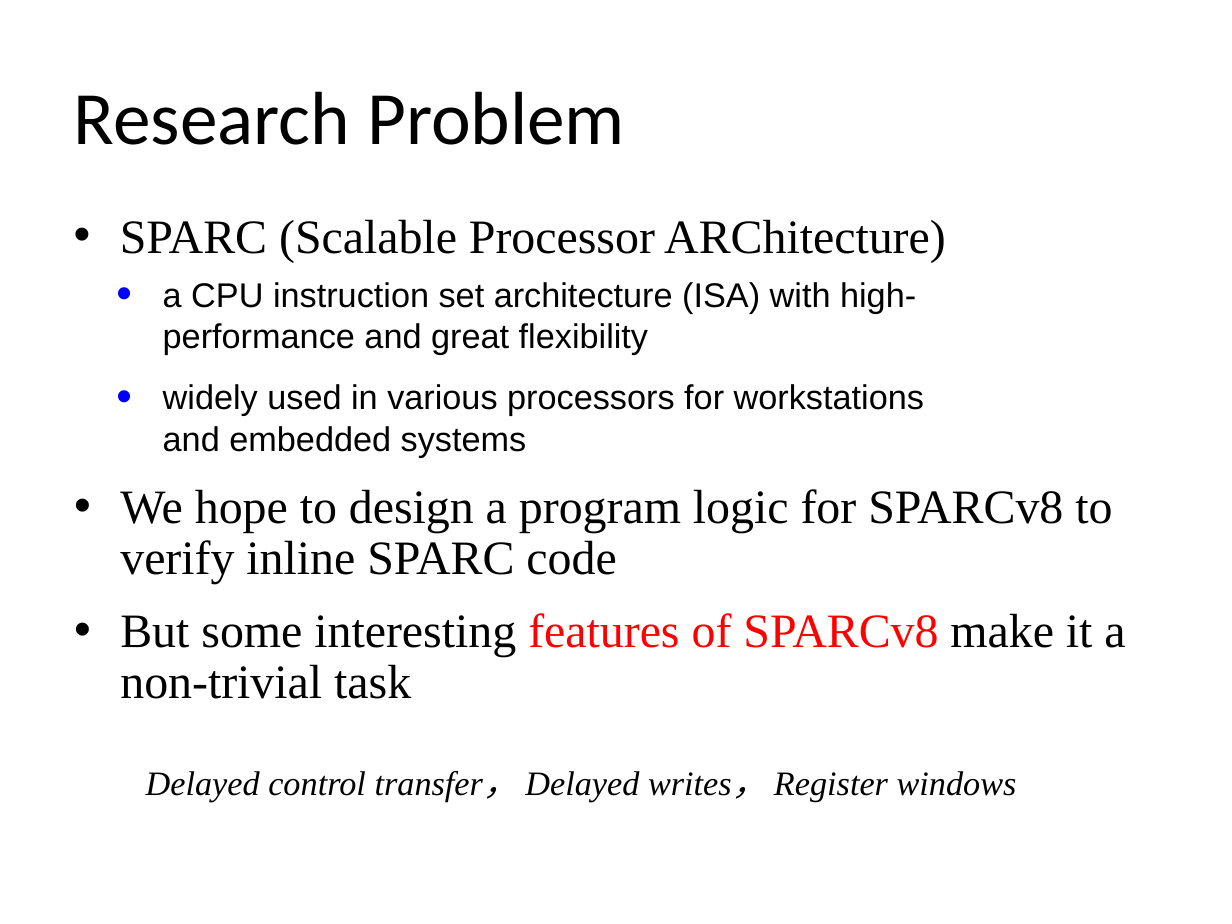
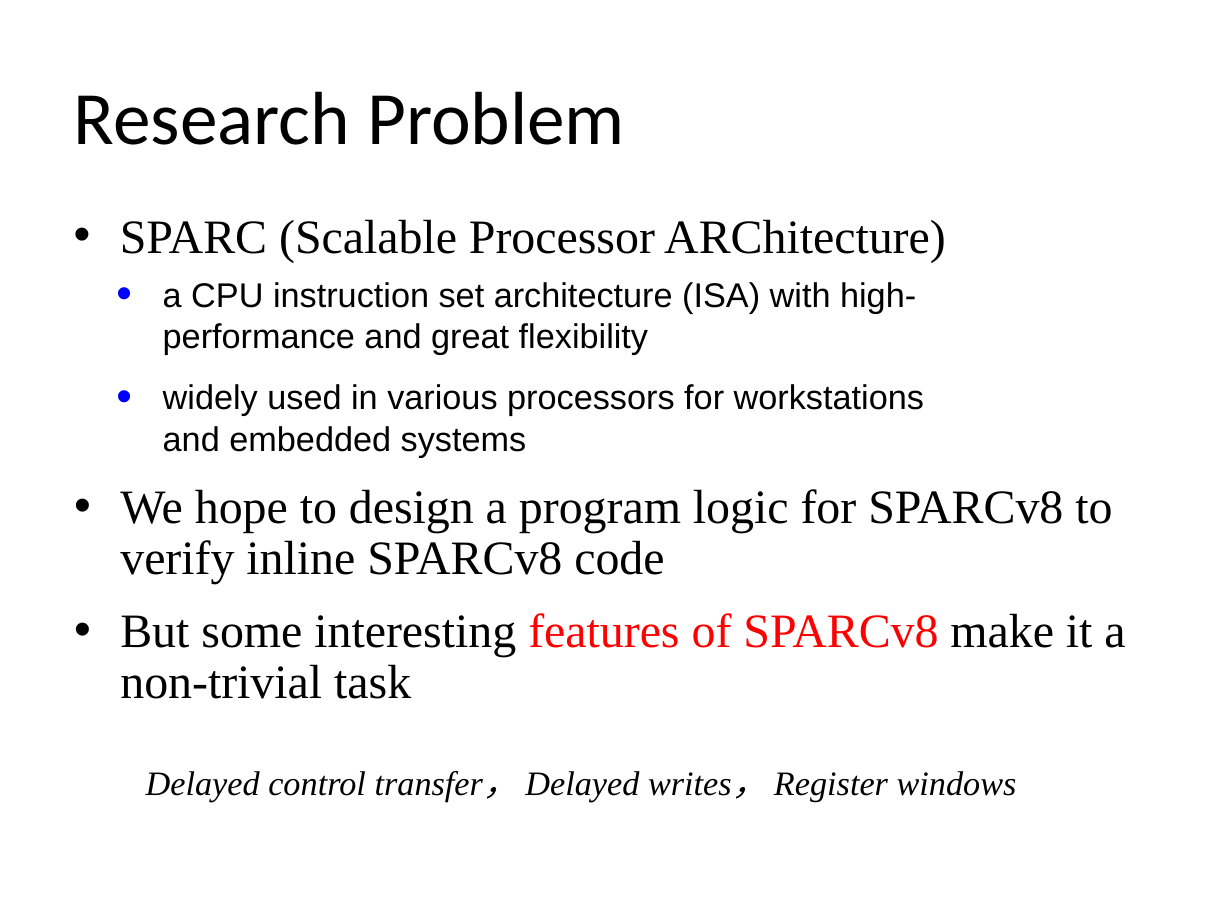
Before and after one commit to jpzha/SPARCv8-paper, a slide deck: slide 3 of final-version/Highlight.ppt. Drawn at 1232x924 pixels with LibreOffice and Linux fonts; fonts in the diff are those of the drawing. Boxes give left, top, right and bottom in pixels: in the first picture for what was removed or moved away, otherwise in the second. Text is boxed around its words. In the diff, an @@ line names an element or a change of style, - is before the commit and + after.

```diff
--- a/final-version/Highlight.ppt
+++ b/final-version/Highlight.ppt
@@ text at <box>120,489,1112,584</box>: text changed @@
-• We hope to design a program logic for SPARCv8 to verify inline SPARC code
+• We hope to design a program logic for SPARCv8 to verify inline SPARCv8 code
```
Also in this commit, not shown: 1 other slide changed, 7 other files.
